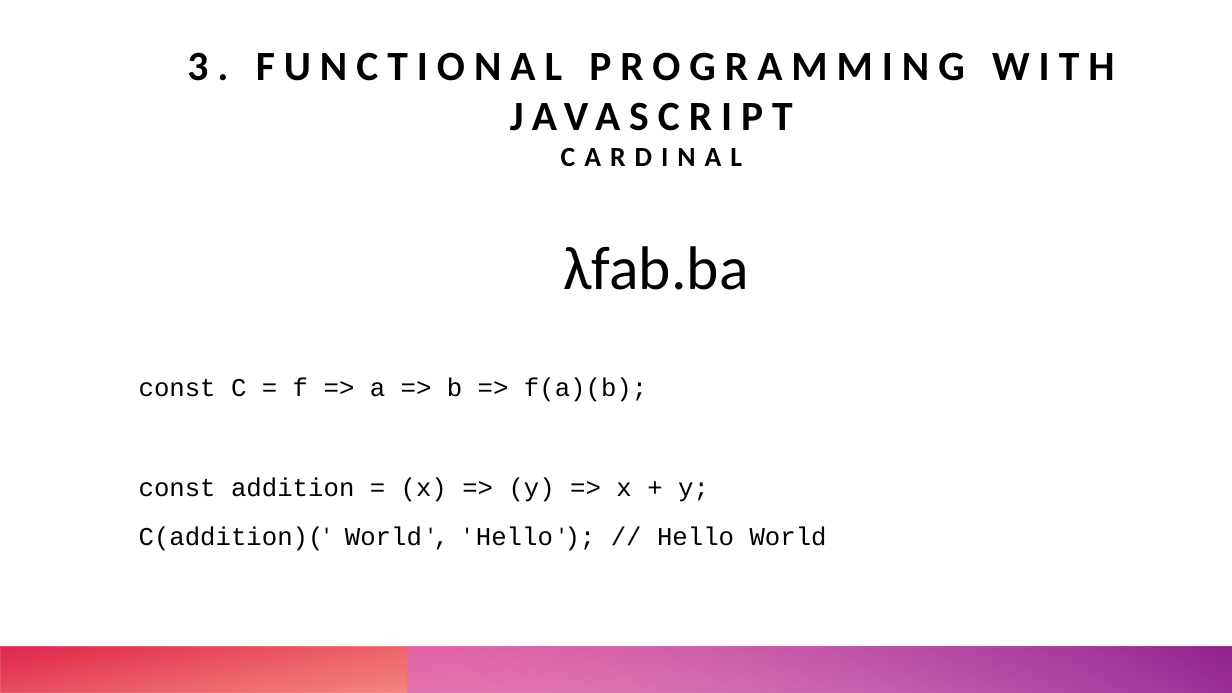
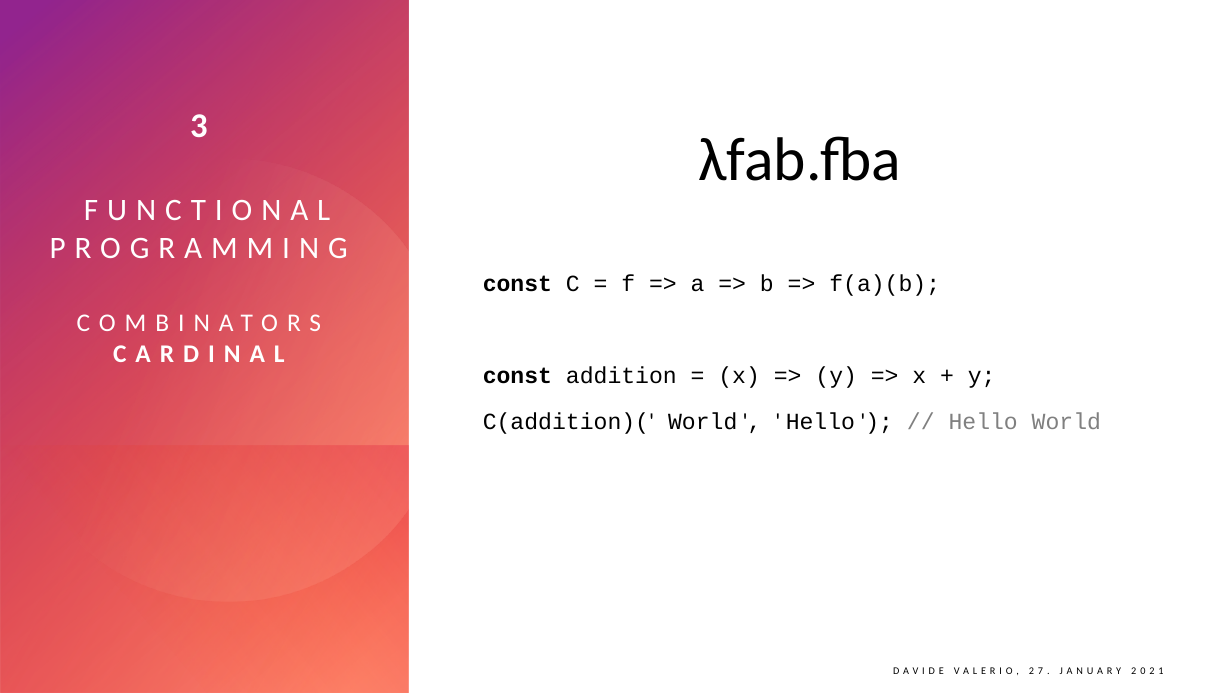
Before and after one commit to forcehobbit/fpw-javascript, a slide deck: slide 25 of doc/fpw_javascript.pptx (slide 12 before the commit). Drawn at 1232x693 pixels with LibreOffice and Linux fonts; fonts in the diff are those of the drawing. Boxes give left, top, right and bottom in pixels: in the first picture for what was removed or moved away, otherwise in the second. Text is boxed around its words. In the diff, an @@ line names an element or a change of style, - is before the commit and + after.

```diff
--- a/doc/fpw_javascript.pptx
+++ b/doc/fpw_javascript.pptx
@@ rectangle added at (0,0,1232,693), fill #FFFFFF @@
@@ rectangle added at (0,0,409,693), fill gradient #FF907A to #DA002F @@
@@ rectangle added at (0,0,409,693), fill gradient #FE4A00 to #92248E @@
@@ freeform shape added at (0,119,471,638), fill gradient #FFDBCC to #FF907A @@
@@ title at (50,114,348,362): text changed; size 32.4 to 24.3 pt; text colour #000000 to #FFFFFF; bold off @@
-3. FUNCTIONAL PROGRAMMING WITH JAVASCRIPT
-CARDINAL
+3
+FUNCTIONAL PROGRAMMING
+COMBINATORS
+CARDINAL
@@ text "λfab.fba": place and size @@
-text "λfab.fba" at (139,246,827,551)
+text "λfab.fba" at (483,136,1101,434)
@@ text at (698,136,901,181): text changed @@
-λfab.ba
+λfab.fba
@@ text at (483,274,1101,434): size 20 to 18 pt; bold on in "const", "const"; text colour #000000 to #808080 in "// Hello World" @@
@@ rectangle added at (1,445,408,693), fill gradient #DA002F to #FE4A00 @@
@@ text added at (893,667,1163,675), 8 pt, text #000000 @@
+DAVIDE VALERIO, 27. JANUARY 2021
```
Also in this commit, not shown: 8 other slides changed, 17 slides added, 4 slides removed, 2 other files.
